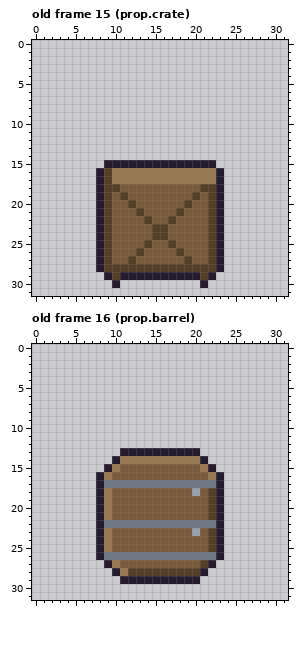
One commit to this pixel-art file: assets/aseprite/props.aseprite. Above: the version before the commit.
32x32 pixels, 56 frames. Shown: old frame 15 (prop.crate), old frame 16 (prop.barrel). The commit also changed other frames, which this record leaves out.
The same view after the edit:
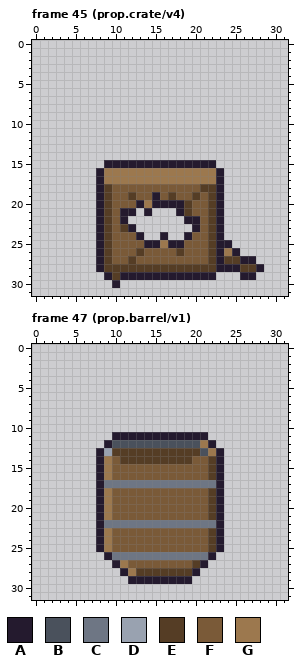
Palette (. is transparent): A #241a2e  B #4a515c  C #6e7684  D #99a2b0  E #553d25  F #7a5a38  G #9c784e
A new or re-ordered frame is compared with the old frame closest to it.
The edit:
frames 56 -> 86
Frame 45 (prop.crate/v4) is new; against old frame 15 (prop.crate):
y 16..17: x 9 E -> G
y 18: x 10 E -> F
y 19: x 11..12 EF -> FE; x 15 F -> A; x 17 F -> E
y 20: x 12..18 EFFFFFF -> FAGAAAA
y 21: x 11..19 FFEFFFFEF -> AA.A...AE
y 22: x 11..20 FFFEFFEFFF -> A.......AA
y 23: x 11..20 FFFFEEFFFF -> EA.......A
y 24: x 13..19 FFEEFFF -> A..A..A
y 25: x 14..18 EFFEF -> AAGAA; x 24 . -> A
y 26: x 24..25 .. -> GA
y 27: x 19 E -> F; x 24..27 .... -> EEAA
y 28: x 24..28 ..... -> AAEEA
y 29: x 21 E -> A; x 26..27 .. -> AA
y 30: x 21 A -> .
Frame 47 (prop.barrel/v1) is new; against old frame 16 (prop.barrel):
y 11: x 10..21 ............ -> AAAAAAAAAAAA
y 12: x 9..22 .............. -> ABBBBBBBBBBBGA
y 13: x 8..23 ...AAAAAAAAAA... -> ADEEEEEEEEEEEBGA
y 14: x 8..23 ..AGGGGGGGGGGA.. -> AGFEEEEEEEEEFFEA
y 15: x 8..10 .AG -> AGF; x 21..23 GA. -> FEA
y 16: x 22 G -> E
y 18: x 20 D -> F
y 23: x 20 D -> F
y 26: x 8..9 AC -> .A; x 22..23 CA -> A.
y 27: x 9..11 AGF -> .AG; x 20..22 FEA -> EA.
y 28: x 10..12 AGE -> .AG; x 20..21 EA -> A.
y 29: x 11 A -> .; x 20 A -> .
Where, in picture pixels (left, top, right, bottom), the same in both pictures:
changed: (104, 168, 264, 288)
changed: (96, 432, 224, 584)
